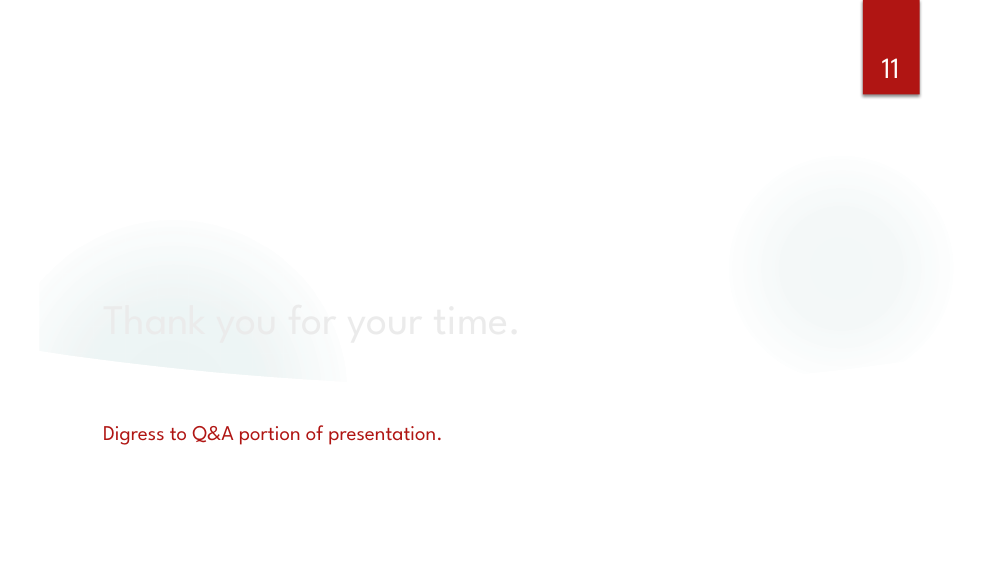
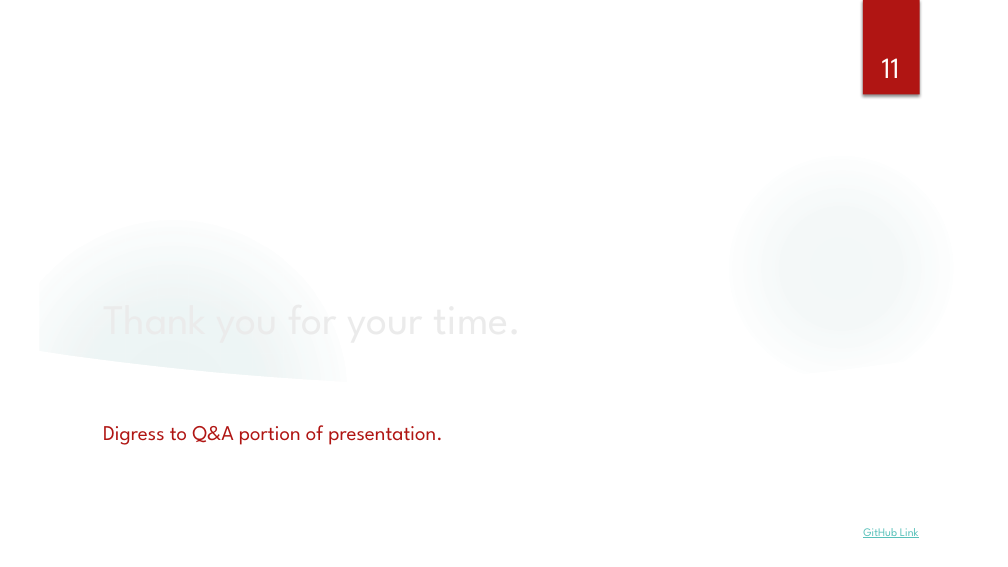
Before and after one commit to TheJim23/PCTime_vs_SleepTime_Data211, a slide deck: slide 11 of Presentation.pptx. Drawn at 1008x567 pixels with LibreOffice and Linux fonts; fonts in the diff are those of the drawing; background and template pictures are left out. Boxes give left, top, right and bottom in pixels: in the first picture for what was removed or moved away, otherwise in the second. Text is boxed around its words. In the diff, an @@ line names an element or a change of style, - is before the commit and + after.

```diff
--- a/Presentation.pptx
+++ b/Presentation.pptx
@@ text added at bbox=[863, 528, 919, 538], 11 pt, text #58C1BA, underline @@
+GitHub Link
```
Also in this commit, not shown: 1 other slide changed.
